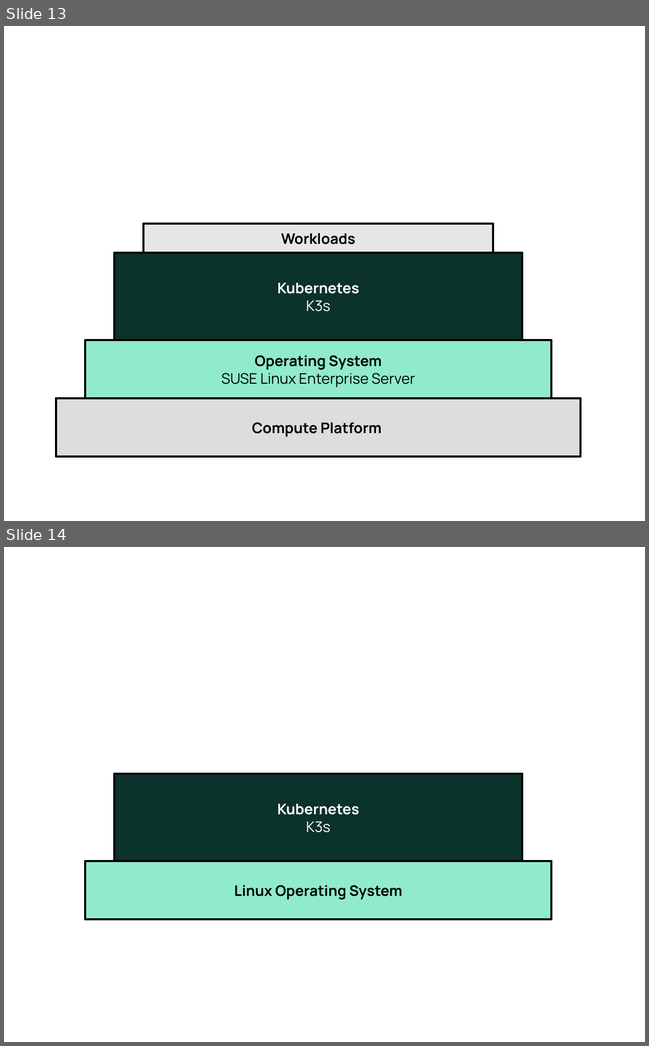
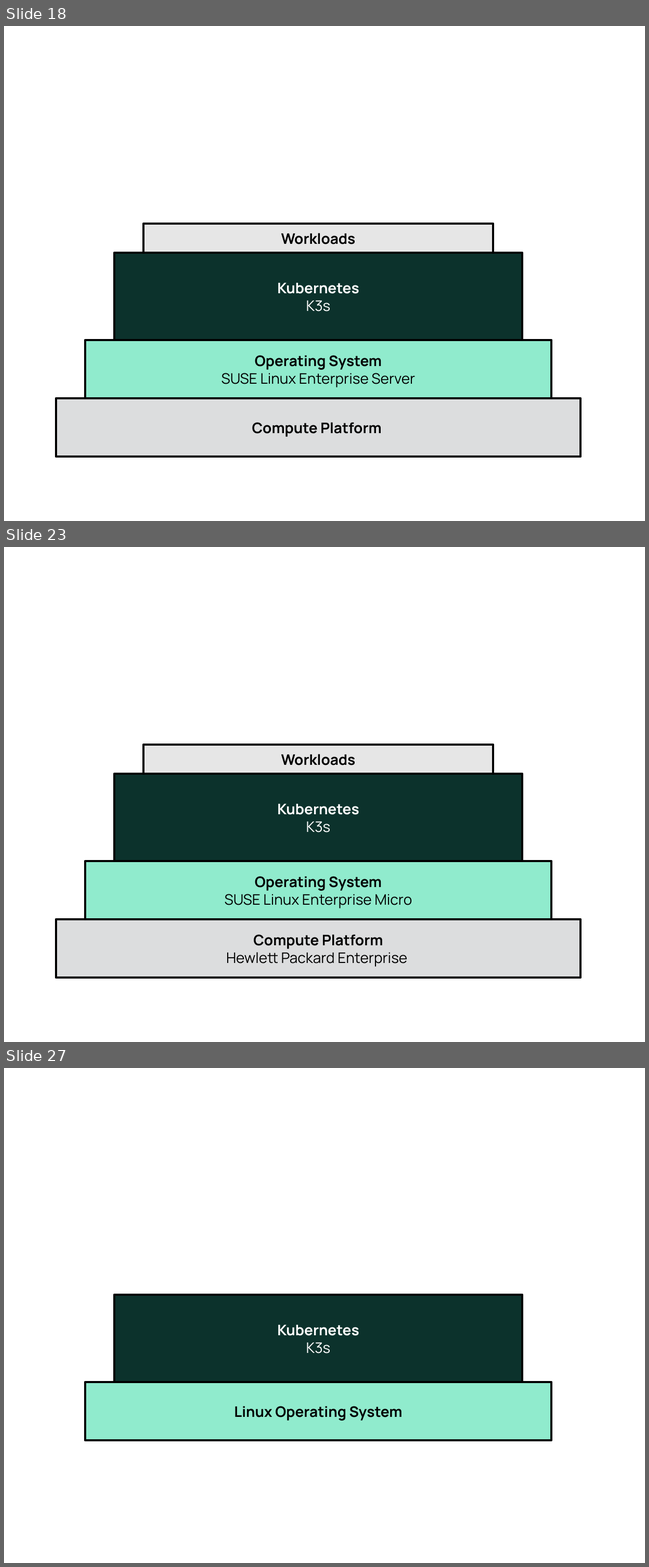
Before and after one commit to gogbac/RancherDocsRep1, a slide deck: media/src/Figure-Source.odp. Shown one above the other, each under a label of ours: slides 13 and 14 before the commit, slides 18, 23 and 27 after it; the slides between them are not shown. The pictures are 649x1046 and 649x1567 pixels, drawn with LibreOffice and Linux fonts; fonts in the diff are those of the drawing. Boxes give left, top, right and bottom in pixels: in the first picture for what was removed or moved away, otherwise in the second. Text is boxed around its words. In the diff, an @@ line names an element or a change of style, - is before the commit and + after.

```diff
--- a/media/src/Figure-Source.odp
+++ b/media/src/Figure-Source.odp
@@ slide 23 added at <box>4,547,645,1042</box>, background #FFFFFF @@
@@ rectangle added at <box>143,745,493,774</box>, fill #E6E6E6, outline #000000 2.89 pt, 18 pt, text #000000, bold @@
+Workloads
@@ rectangle added at <box>114,774,522,861</box>, fill #0C322C, outline #000000 2.89 pt, 18 pt, text #FFFFFF, bold @@
+Kubernetes
+K3s
@@ rectangle added at <box>85,861,551,919</box>, fill #90EBCD, outline #000000 2.89 pt, 18 pt, text #000000 @@
+Operating System
+SUSE Linux Enterprise Micro
@@ rectangle added at <box>56,919,580,978</box>, fill #DCDDDE, outline #000000 2.89 pt, 18 pt, text #000000 @@
+Compute Platform
+Hewlett Packard Enterprise
@@ what was slide 13 is now slide 18 @@
@@ what was slide 14 is now slide 27 @@
```
Also in this commit, not shown: 1 slide changed, 13 other slides added, 31 other files.
